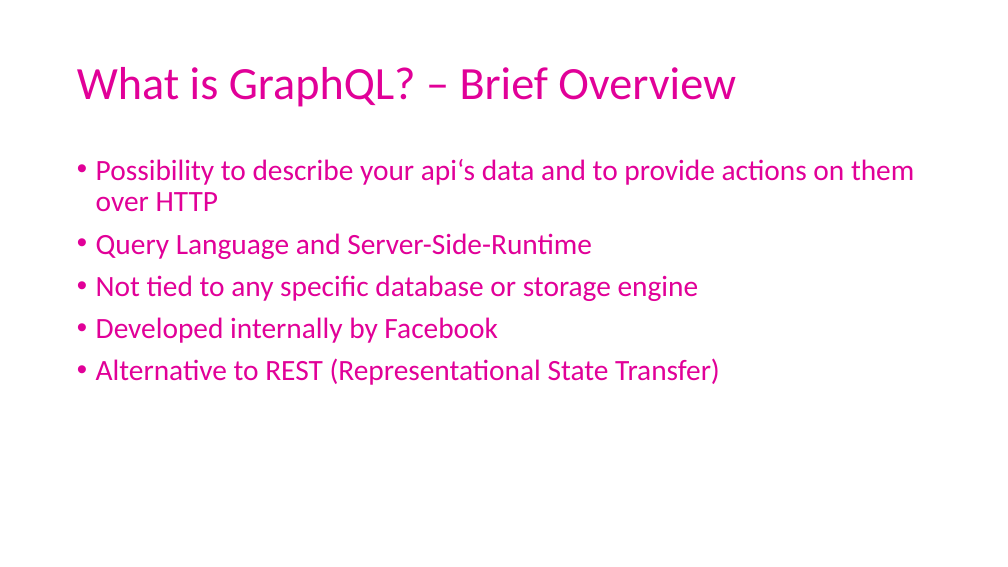
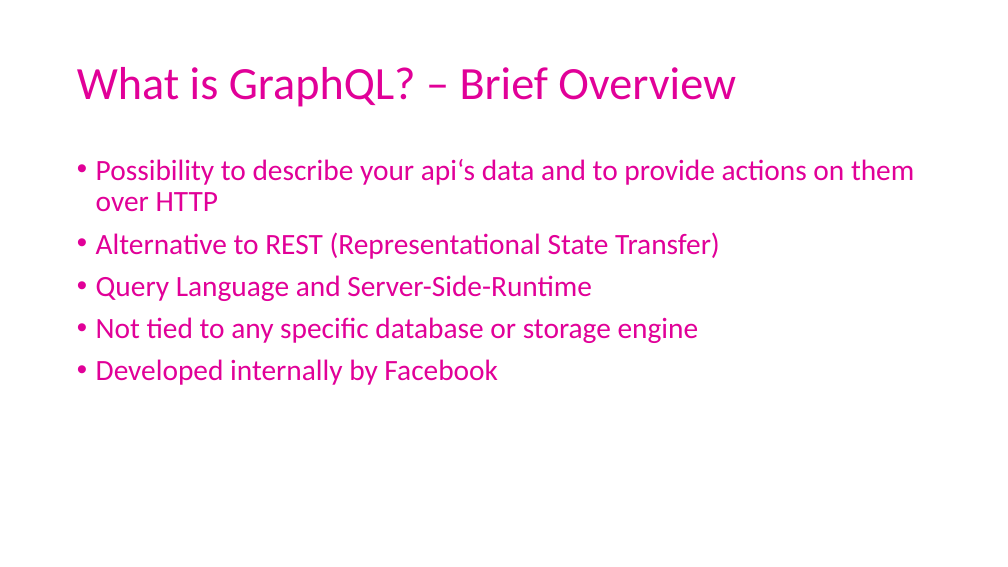
Before and after one commit to ArneSchulze/GraphQL, a slide deck: slide 4 of slides.pptx. Drawn at 1008x567 pixels with LibreOffice and Linux fonts; fonts in the diff are those of the drawing. Boxes give left, top, right and bottom in pixels: in the first picture for what was removed or moved away, otherwise in the second. Text is boxed around its words. In the diff, an @@ line names an element or a change of style, - is before the commit and + after.

```diff
--- a/slides.pptx
+++ b/slides.pptx
@@ text at <box>96,232,720,259</box>: paragraph added @@
+• Alternative to REST (Representational State Transfer)
@@ text at <box>96,358,720,385</box>: paragraph removed @@
-• Alternative to REST (Representational State Transfer)
```
Also in this commit, not shown: 9 other slides changed, 4 slides added, 1 other file.
